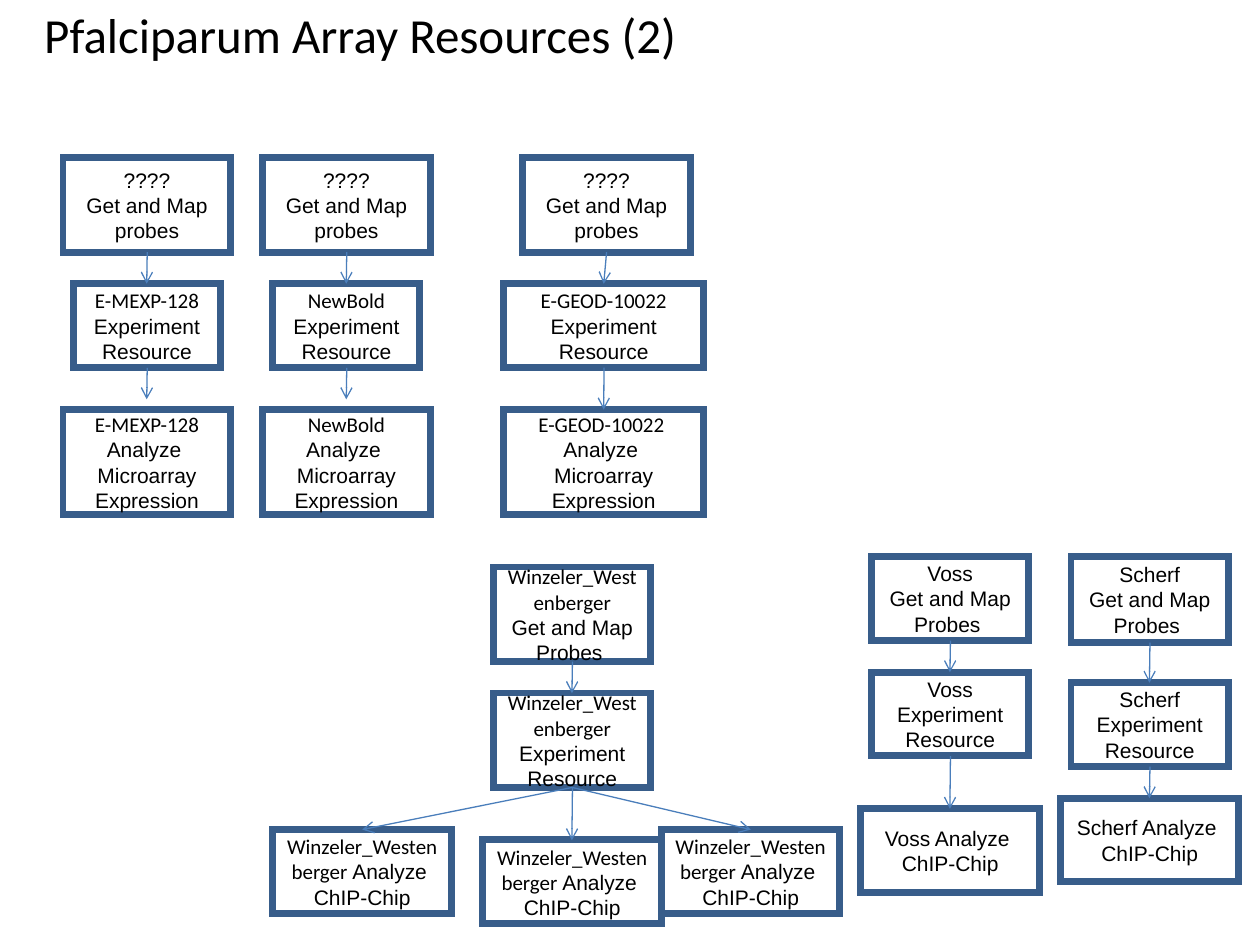
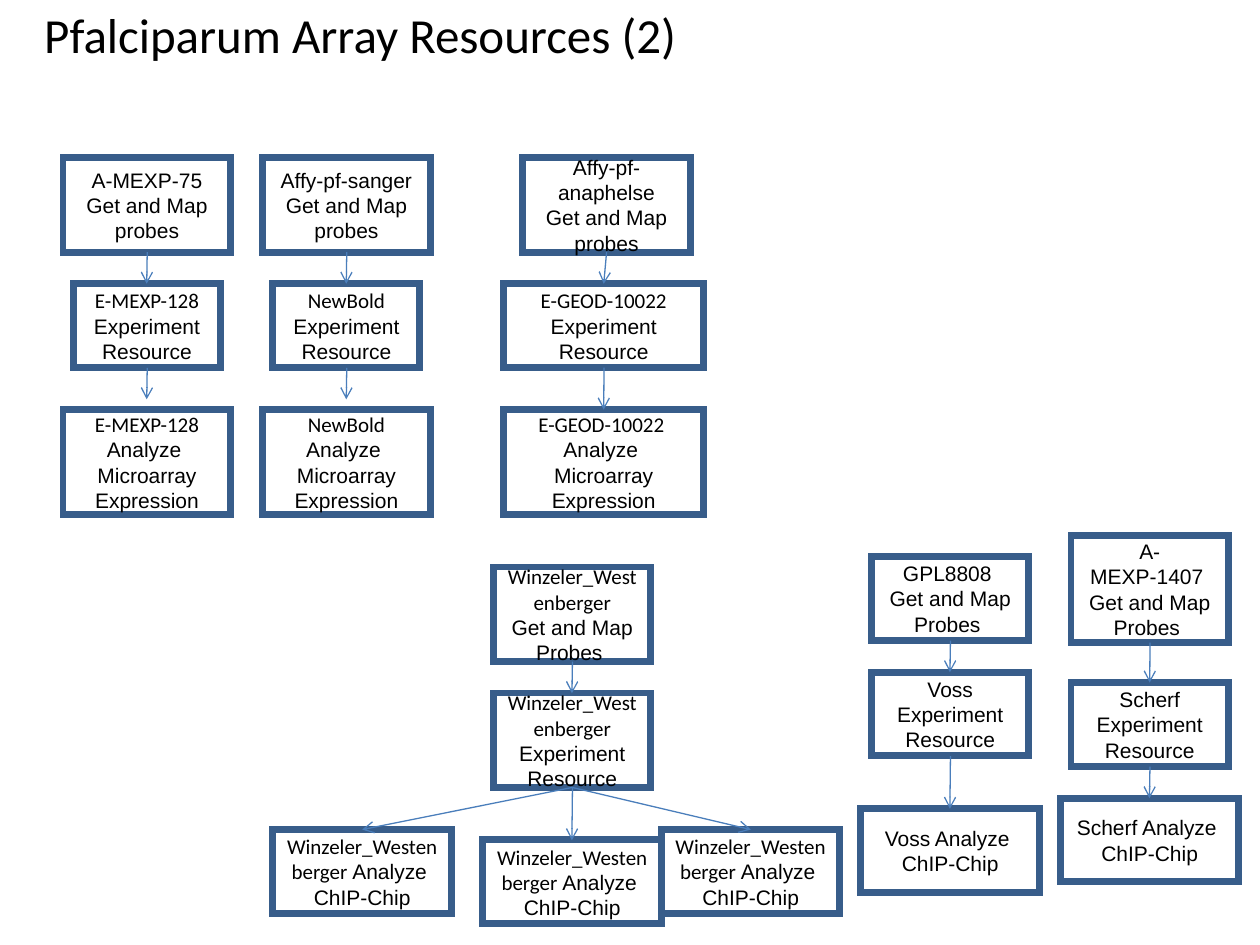
Before and after one commit to VEuPathDB/ApiCommonWorkflow, a slide deck: slide 20 of Main/doc/IntegratedWorkflow.ppt. Drawn at 1260x945 pixels with LibreOffice and Linux fonts; fonts in the diff are those of the drawing. Boxes give left, top, right and bottom in pixels: in the first picture for what was removed or moved away, otherwise in the second. Text is boxed around its words. In the diff, an @@ line names an element or a change of style, - is before the commit and + after.

```diff
--- a/Main/doc/IntegratedWorkflow.ppt
+++ b/Main/doc/IntegratedWorkflow.ppt
@@ text in rectangle at (x1=92, y1=173, x2=203, y2=189): text changed @@
-????
+A-MEXP-75
@@ text in rectangle at (x1=281, y1=173, x2=412, y2=192): text changed @@
-????
+Affy-pf-sanger
@@ text in rectangle at (x1=558, y1=159, x2=655, y2=205): text changed @@
-????
+Affy-pf-anaphelse
@@ rectangle "A-MEXP-1407" resized from (x1=1071, y1=557, x2=1228, y2=643) to (x1=1071, y1=536, x2=1228, y2=643) @@
@@ text in rectangle at (x1=903, y1=566, x2=992, y2=582): text changed @@
-Voss
+GPL8808
@@ text in rectangle at (x1=1090, y1=544, x2=1203, y2=585): text changed @@
-Scherf
+A-MEXP-1407
```
Also in this commit, not shown: 5 other slides changed.
